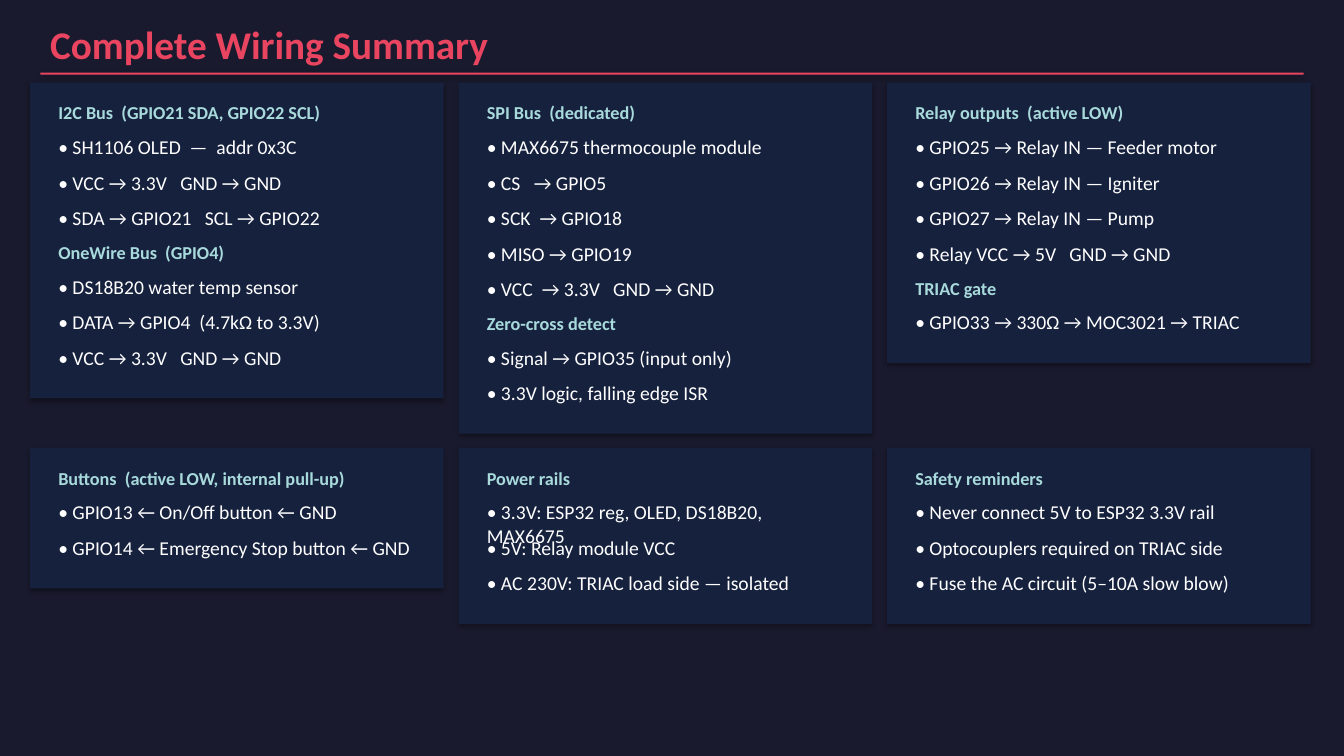
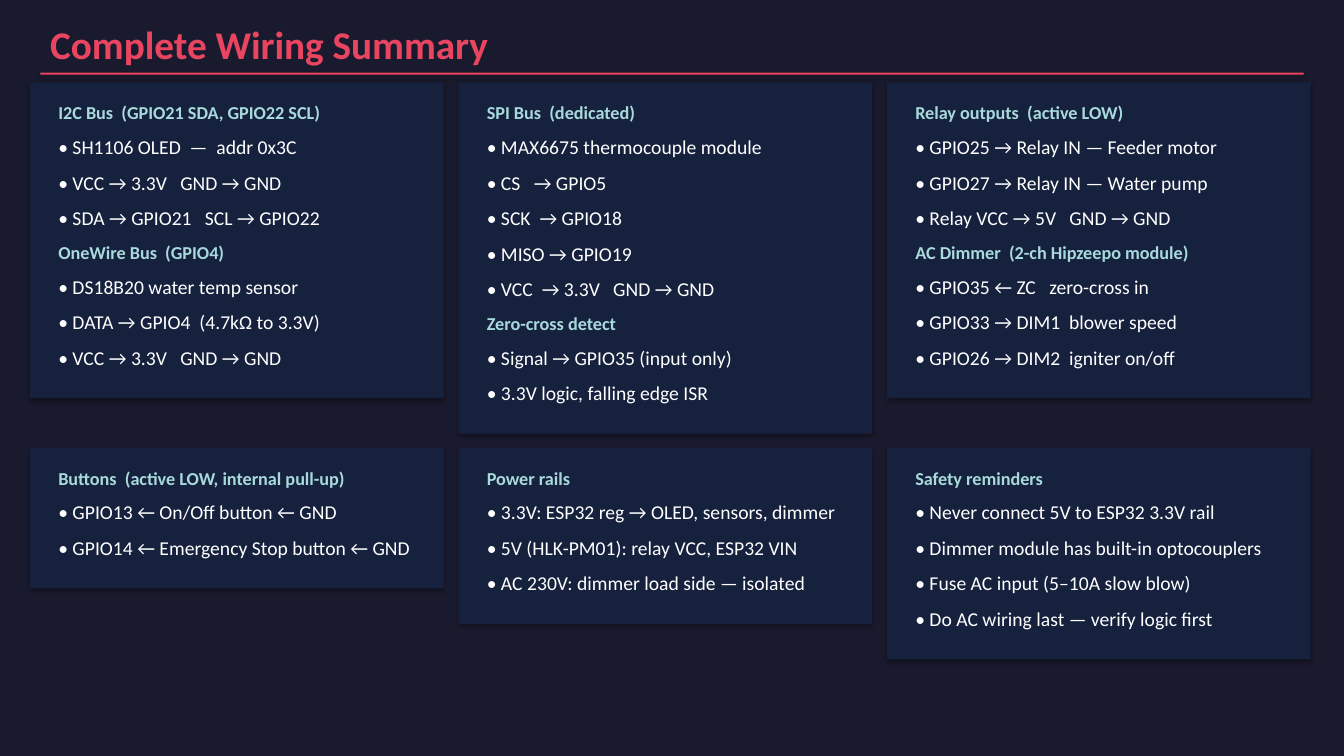
Before and after one commit to Tinklefinger/pellet-burner, a slide deck: slide 9 of docs/Pellet_Burner_Components.pptx. Drawn at 1344x756 pixels with LibreOffice and Linux fonts; fonts in the diff are those of the drawing. Boxes give left, top, right and bottom in pixels: in the first picture for what was removed or moved away, otherwise in the second. Text is boxed around its words. In the diff, an @@ line names an element or a change of style, - is before the commit and + after.

```diff
--- a/docs/Pellet_Burner_Components.pptx
+++ b/docs/Pellet_Burner_Components.pptx
@@ rectangle: place and size @@
-rectangle at box(887, 83, 1311, 363)
+rectangle at box(887, 83, 1311, 398)
@@ text at box(929, 176, 1208, 193): text changed @@
-• GPIO26 → Relay IN — Igniter
+• GPIO27 → Relay IN — Water pump
@@ text "• Relay VCC → 5V ...": place and size @@
-text "• Relay VCC → 5V ..." at box(929, 247, 1170, 264)
+text "• Relay VCC → 5V ..." at box(929, 211, 1170, 228)
@@ text removed at box(929, 211, 1154, 228) @@
-• GPIO27 → Relay IN — Pump
@@ text added at box(915, 245, 1188, 262), 13 pt, text #A8DADC, bold @@
+AC Dimmer (2-ch Hipzeepo module)
@@ text at box(929, 280, 1149, 294): text changed; size 13 to 14 pt; text colour #A8DADC to #FFFFFF; bold off @@
-TRIAC gate
+• GPIO35 ← ZC zero-cross in
@@ text at box(929, 315, 1177, 332): text changed @@
-• GPIO33 → 330Ω → MOC3021 → TRIAC
+• GPIO33 → DIM1 blower speed
@@ text added at box(929, 351, 1175, 369), 14 pt, text #FFFFFF @@
+• GPIO26 → DIM2 igniter on/off
@@ rectangle: place and size @@
-rectangle at box(887, 448, 1311, 624)
+rectangle at box(887, 448, 1311, 659)
@@ text at box(501, 505, 835, 523): text changed @@
-• 3.3V: ESP32 reg, OLED, DS18B20, MAX6675
+• 3.3V: ESP32 reg → OLED, sensors, dimmer
@@ text at box(501, 541, 798, 558): text changed @@
-• 5V: Relay module VCC
+• 5V (HLK-PM01): relay VCC, ESP32 VIN
@@ text at box(929, 541, 1262, 558): text changed @@
-• Optocouplers required on TRIAC side
+• Dimmer module has built-in optocouplers
@@ text at box(501, 576, 805, 590): text changed @@
-• AC 230V: TRIAC load side — isolated
+• AC 230V: dimmer load side — isolated
@@ text at box(929, 576, 1191, 593): text changed @@
-• Fuse the AC circuit (5–10A slow blow)
+• Fuse AC input (5–10A slow blow)
@@ text added at box(929, 612, 1212, 630), 14 pt, text #FFFFFF @@
+• Do AC wiring last — verify logic first
```
Also in this commit, not shown: 5 other slides changed, 4 other files.
